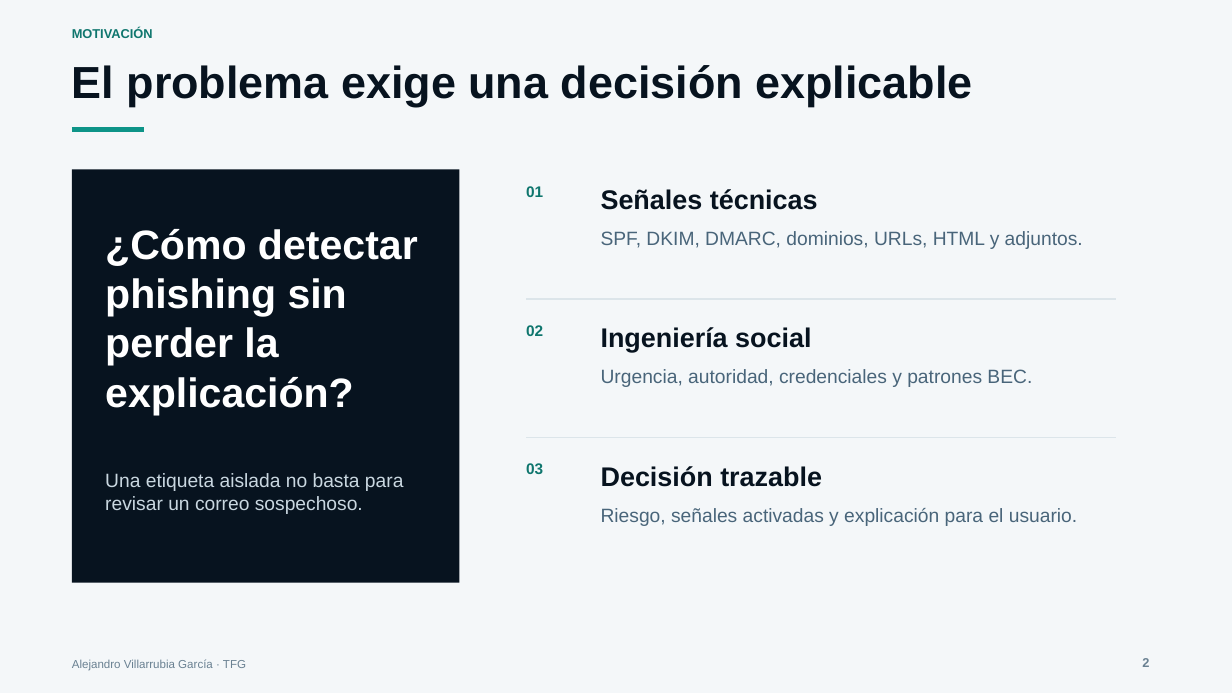
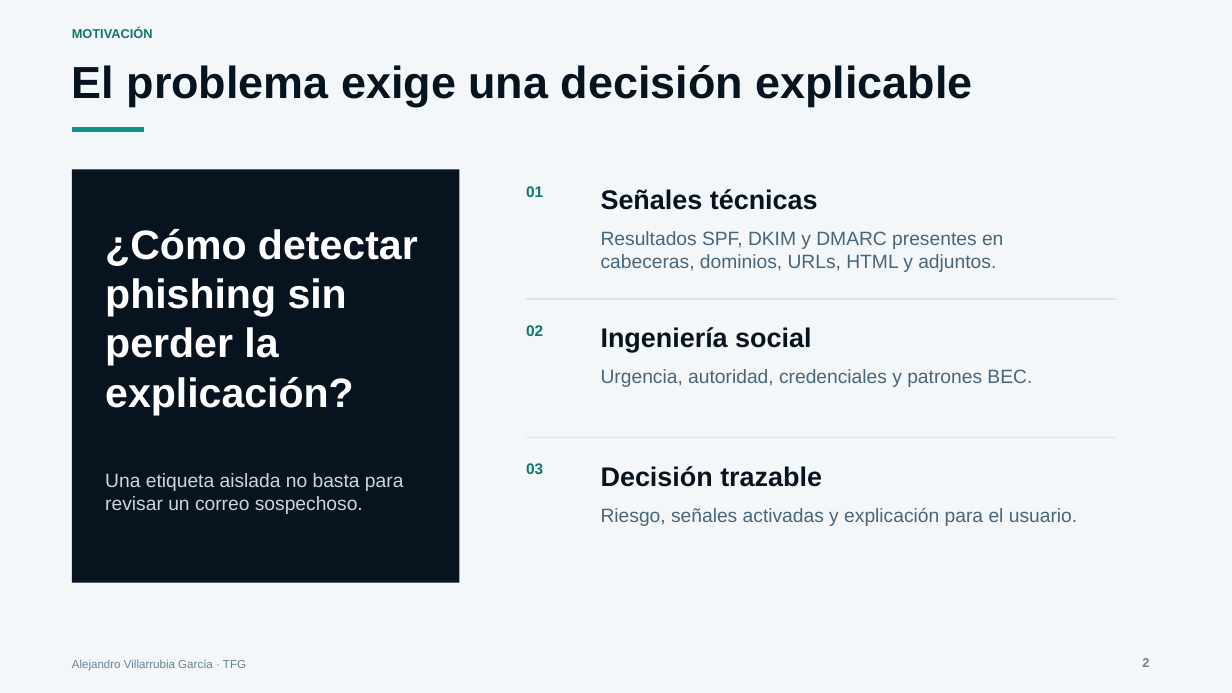
Before and after one commit to villarrubi/TFG, a slide deck: slide 2 of Presentacion_defensa_TFG.pptx. Drawn at 1232x693 pixels with LibreOffice and Linux fonts; fonts in the diff are those of the drawing. Boxes give left, top, right and bottom in pixels: in the first picture for what was removed or moved away, otherwise in the second. Text is boxed around its words. In the diff, an @@ line names an element or a change of style, - is before the commit and + after.

```diff
--- a/Presentacion_defensa_TFG.pptx
+++ b/Presentacion_defensa_TFG.pptx
@@ text at (601, 231, 1003, 272): text changed @@
-SPF, DKIM, DMARC, dominios, URLs, HTML y adjuntos.
+Resultados SPF, DKIM y DMARC presentes en cabeceras, dominios, URLs, HTML y adjuntos.
```
Also in this commit, not shown: 1 other slide changed, 25 other files.
